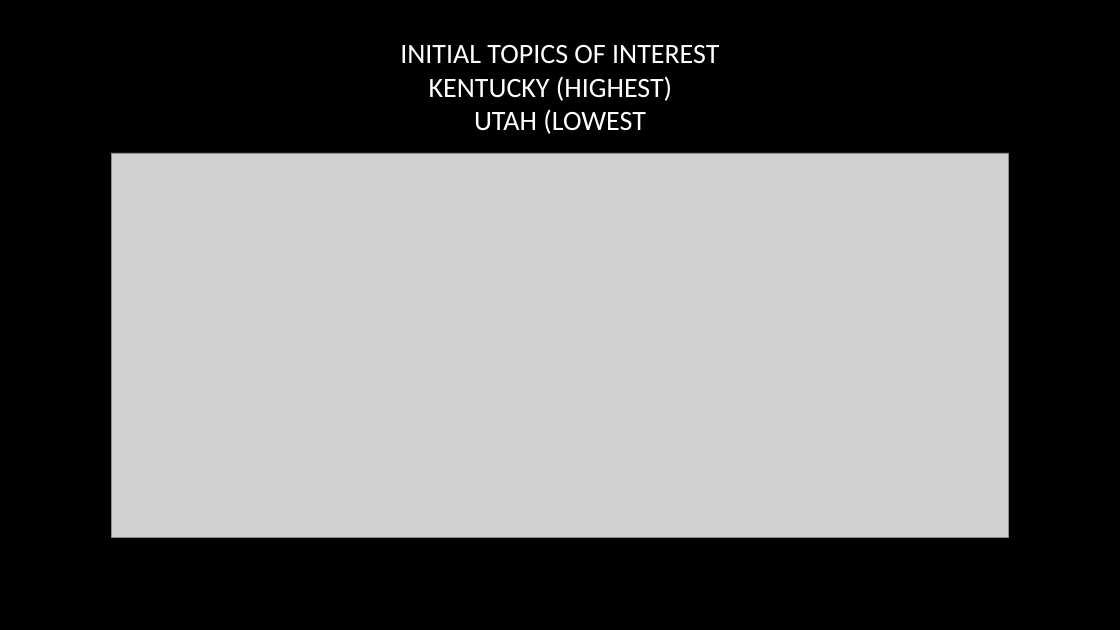
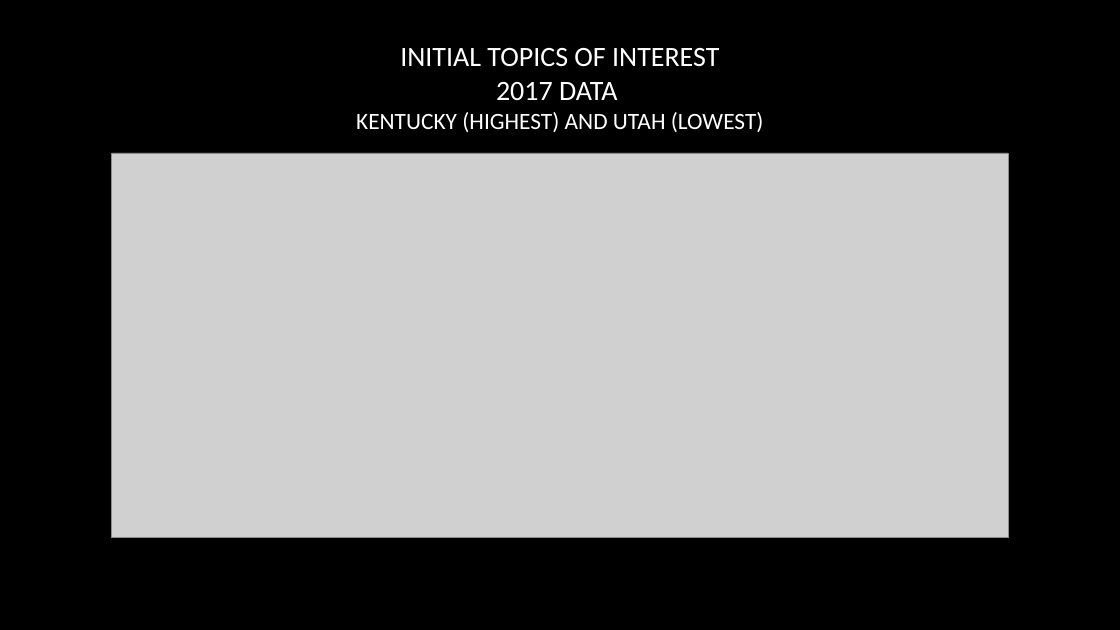
Before and after one commit to Phantogram/Project-BTTV, a slide deck: slide 4 of Project_One_BTTV.pptx. Drawn at 1120x630 pixels with LibreOffice and Linux fonts; fonts in the diff are those of the drawing; grey boxes stand for pictures; background and template pictures are left out. Boxes give left, top, right and bottom in pixels: in the first picture for what was removed or moved away, otherwise in the second. Text is boxed around its words. In the diff, an @@ line names an element or a change of style, - is before the commit and + after.

```diff
--- a/Project_One_BTTV.pptx
+++ b/Project_One_BTTV.pptx
@@ title at [356, 48, 764, 132]: text changed; size 24 to 20 pt @@
-INITIAL TOPICS OF INTEREST
-KENTUCKY (HIGHEST)
-UTAH (LOWEST
+INITIAL TOPICS OF INTEREST
+2017 DATA
+KENTUCKY (HIGHEST) AND UTAH (LOWEST)
```
Also in this commit, not shown: 8 other slides changed.
